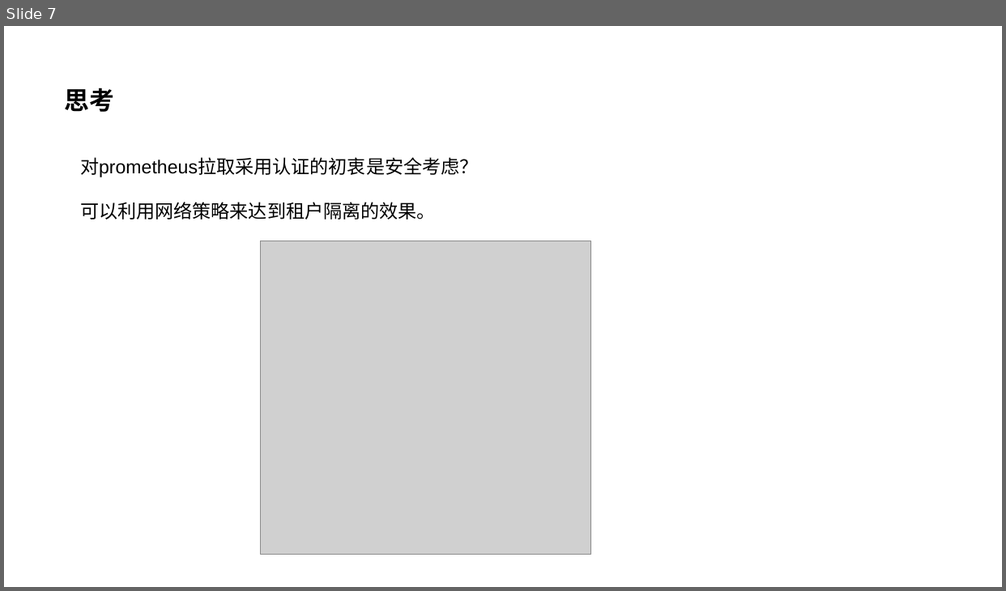
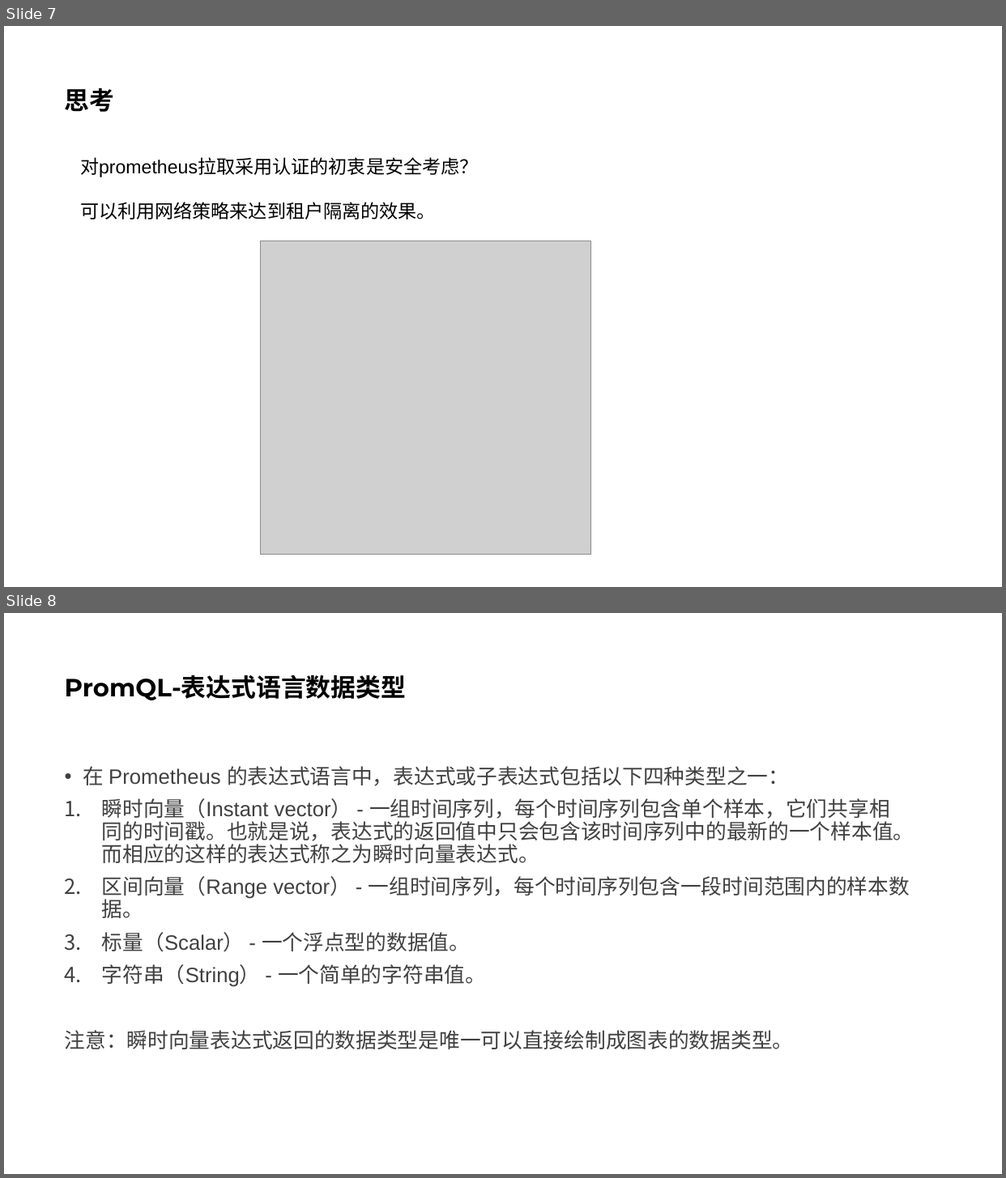
Before and after one commit to honglei24/k8s_prometheus, a slide deck: research/k8s_prometheus.pptx. Shown one above the other, each under a label of ours: slide 7 before the commit, slides 7 and 8 after it. The pictures are 1006x591 and 1006x1178 pixels, drawn with LibreOffice and Linux fonts; fonts in the diff are those of the drawing; grey boxes stand for pictures. Boxes give left, top, right and bottom in pixels: in the first picture for what was removed or moved away, otherwise in the second. Text is boxed around its words. In the diff, an @@ line names an element or a change of style, - is before the commit and + after.

```diff
--- a/research/k8s_prometheus.pptx
+++ b/research/k8s_prometheus.pptx
@@ slide 8 added at box(4, 613, 1002, 1174), background #FFFFFF @@
@@ title added at box(65, 675, 406, 700), 24 pt, text #000000, bold @@
+PromQL-表达式语言数据类型
@@ text added at box(65, 766, 914, 1050), 20 pt, text #404040 @@
+• 在 Prometheus 的表达式语言中，表达式或子表达式包括以下四种类型之一：
+1. 瞬时向量（Instant vector） - 一组时间序列，每个时间序列包含单个样本，它们共享相同的时间戳。也就是说，表达式的返回值中只会包含该时间序列中的最新的一个样本值。而相应的这样的表达式称之为瞬时向量表达式。
+2. 区间向量（Range vector） - 一组时间序列，每个时间序列包含一段时间范围内的样本数据。
+3. 标量（Scalar） - 一个浮点型的数据值。
+4. 字符串（String） - 一个简单的字符串值。
+注意：瞬时向量表达式返回的数据类型是唯一可以直接绘制成图表的数据类型。
```
Also in this commit, not shown: 4 other slides added, 2 other files.
